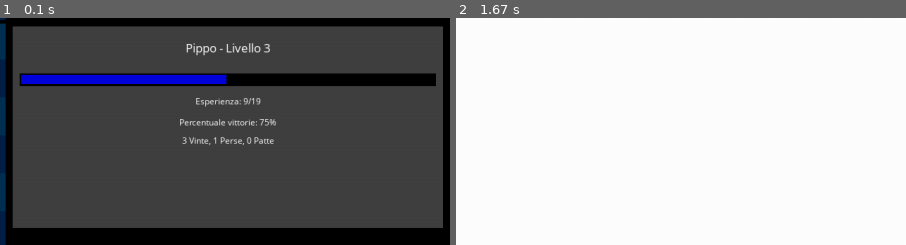
Above: before the commit, frames 1-2 (left to right).
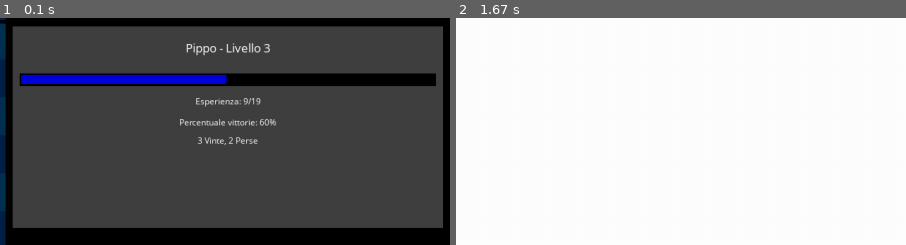
Above: after the commit, the same moments.

Repository: AlessandroBonomo28/pygame-tests
Game: pygame game, started from battaglia navale/game.py
The game is run twice, just before and just after one commit, with the same random seed, the same clock (stepped at 60 frames per second) and the same inputs.
Inputs (mouse positions are % of the whole screen's width and height, from its top left):
- Up to frame 1 (0.1 s): no input
- Up to frame 2 (1.67 s): press the mouse at (25, 50) at 0.37 s; move the mouse to (39, 65) at 0.47 s; release the mouse at (53, 80) at 0.6 s; click (42, 46) at 0.72 s; click (27, 30) at 1.05 s; click (29, 34) at 1.48 s
The pictures show only the part of the screen within x 50-100%, y 49-99%; the shares and areas given below are measured in that part.

The runs differ from the first frame. In frame 1, 0.4% of the frame differs, in the area x 40-61%, y 44-56%; in frame 2, nothing differs.

Commit message:
rimosso patta

Diff:
--- a/battaglia navale/data/player.json
+++ b/battaglia navale/data/player.json
@@ -1 +1 @@
-{"ID": "1adb2eec-f18e-4b62-9d07-8be54e0a8feb", "name": "Pippo", "experience": 9.443650813895953, "draws": 0, "total_experience": 36, "level": 3, "losses": 1, "wins": 3}
+{"ID": "1adb2eec-f18e-4b62-9d07-8be54e0a8feb", "name": "Pippo", "experience": 9.443650813895953, "draws": 0, "total_experience": 36, "level": 3, "losses": 2, "wins": 3}
--- a/battaglia navale/game.py
+++ b/battaglia navale/game.py
@@ -266,7 +266,7 @@
 	textRect.center = (text_x, text_y+ text_spacing*2.8)
 	canvas.blit(text, textRect)
 
-	text = playerText.render(f"{player.wins} Vinte, {player.losses} Perse, {player.draws} Patte", True, colorPlayerTxt,bgColorRect)
+	text = playerText.render(f"{player.wins} Vinte, {player.losses} Perse", True, colorPlayerTxt,bgColorRect)
 	textRect = text.get_rect()
 	textRect.center = (text_x, text_y+ text_spacing*3.5)
 	canvas.blit(text, textRect)
